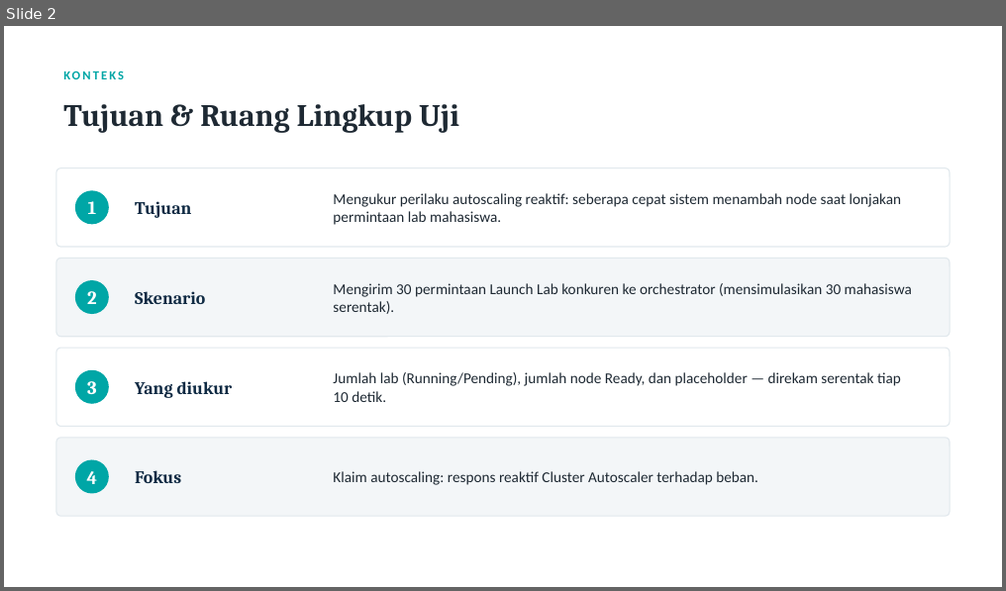
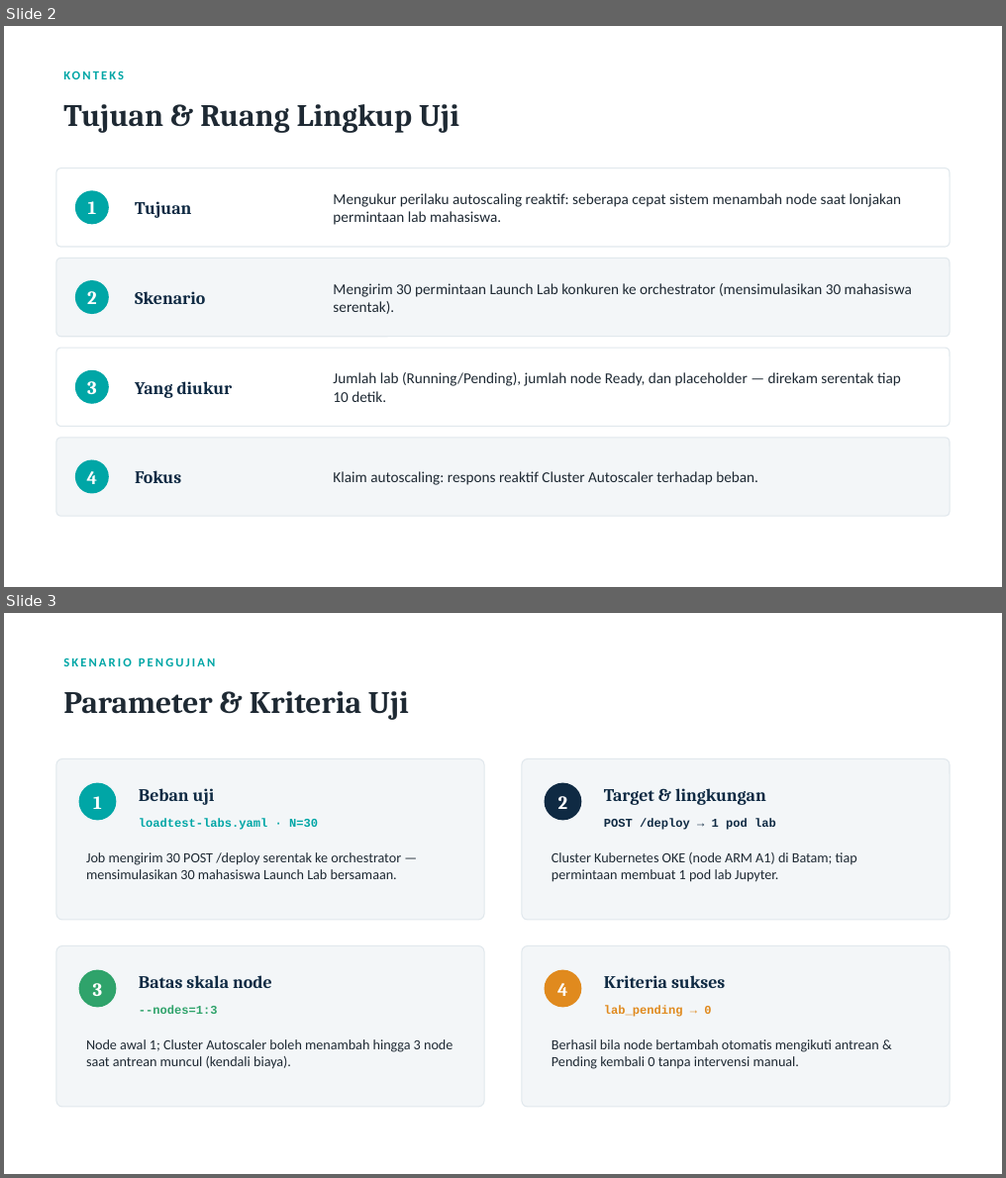
Before and after one commit to Alfan-ops/praktikum-lms-cloud, a slide deck: presentasi/Presentasi_Autoscaling_2Jul2026.pptx. Shown one above the other, each under a label of ours: slide 2 before the commit, slides 2 and 3 after it. The pictures are 1006x591 and 1006x1178 pixels, drawn with LibreOffice and Linux fonts; fonts in the diff are those of the drawing. Boxes give left, top, right and bottom in pixels: in the first picture for what was removed or moved away, otherwise in the second. Text is boxed around its words. In the diff, an @@ line names an element or a change of style, - is before the commit and + after.

```diff
--- a/presentasi/Presentasi_Autoscaling_2Jul2026.pptx
+++ b/presentasi/Presentasi_Autoscaling_2Jul2026.pptx
@@ slide 3 added at [4, 613, 1002, 1174], background #FFFFFF @@
@@ text added at [63, 658, 215, 666], 12 pt, text #00A6A6, bold @@
+SKENARIO PENGUJIAN
@@ text added at [63, 691, 409, 720], 30 pt, text #1E2933, bold @@
+Parameter & Kriteria Uji
@@ rounded rectangle added at [56, 759, 484, 920], fill #F3F6F8, outline #E1E8ED 1 pt @@
@@ rounded rectangle added at [522, 759, 950, 920], fill #F3F6F8, outline #E1E8ED 1 pt @@
@@ ellipse added at [79, 783, 116, 820], fill #00A6A6 @@
@@ text added at [139, 788, 215, 805], 17 pt, text #0F2A43, bold @@
+Beban uji
@@ ellipse added at [545, 783, 582, 820], fill #0F2A43 @@
@@ text added at [604, 788, 766, 805], 17 pt, text #0F2A43, bold @@
+Target & lingkungan
@@ text added at [93, 796, 102, 809], 18 pt, text #FFFFFF, bold @@
+1
@@ text added at [139, 819, 318, 830], 11.5 pt, text #00A6A6, bold @@
+loadtest-labs.yaml · N=30
@@ text added at [558, 796, 568, 809], 18 pt, text #FFFFFF, bold @@
+2
@@ text added at [604, 819, 776, 830], 11.5 pt, text #0F2A43, bold @@
+POST /deploy → 1 pod lab
@@ text added at [86, 853, 401, 879], 13.5 pt, text #1E2933 @@
+Job mengirim 30 POST /deploy serentak ke orchestrator — mensimulasikan 30 mahasiswa Launch Lab bersamaan.
@@ text added at [551, 853, 857, 882], 13.5 pt, text #1E2933 @@
+Cluster Kubernetes OKE (node ARM A1) di Batam; tiap permintaan membuat 1 pod lab Jupyter.
@@ rounded rectangle added at [56, 947, 484, 1107], fill #F3F6F8, outline #E1E8ED 1 pt @@
@@ rounded rectangle added at [522, 947, 950, 1107], fill #F3F6F8, outline #E1E8ED 1 pt @@
@@ ellipse added at [79, 970, 116, 1008], fill #2FA36B @@
@@ text added at [93, 983, 103, 996], 18 pt, text #FFFFFF, bold @@
+3
@@ text added at [139, 975, 272, 988], 17 pt, text #0F2A43, bold @@
+Batas skala node
@@ ellipse added at [545, 970, 582, 1008], fill #E08A1E @@
@@ text added at [557, 983, 567, 996], 18 pt, text #FFFFFF, bold @@
+4
@@ text added at [604, 975, 725, 988], 17 pt, text #0F2A43, bold @@
+Kriteria sukses
@@ text added at [139, 1006, 218, 1014], 11.5 pt, text #2FA36B, bold @@
+--nodes=1:3
@@ text added at [604, 1006, 711, 1017], 11.5 pt, text #E08A1E, bold @@
+lab_pending → 0
@@ text added at [86, 1040, 452, 1069], 13.5 pt, text #1E2933 @@
+Node awal 1; Cluster Autoscaler boleh menambah hingga 3 node saat antrean muncul (kendali biaya).
@@ text added at [551, 1040, 879, 1069], 13.5 pt, text #1E2933 @@
+Berhasil bila node bertambah otomatis mengikuti antrean & Pending kembali 0 tanpa intervensi manual.
```
Also in this commit, not shown: 1 slide changed, 1 other slide added.
